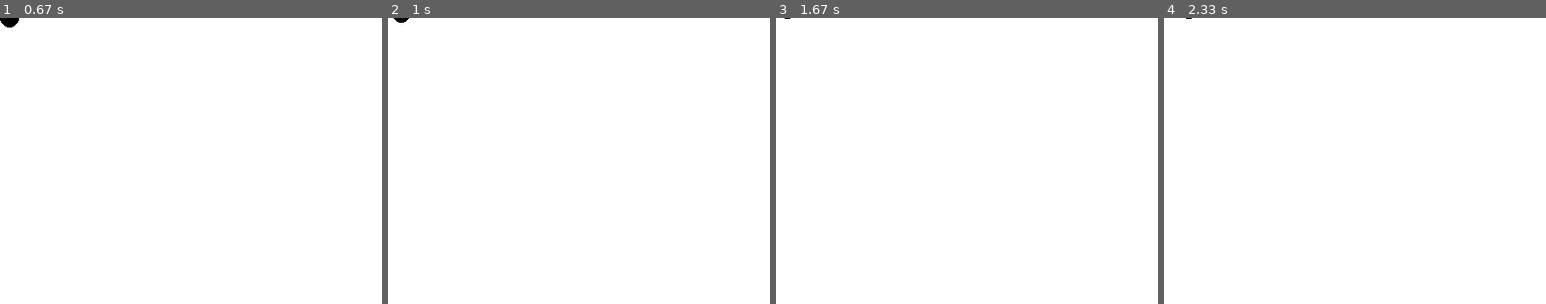
Above: before the commit, frames 1-4 (left to right).
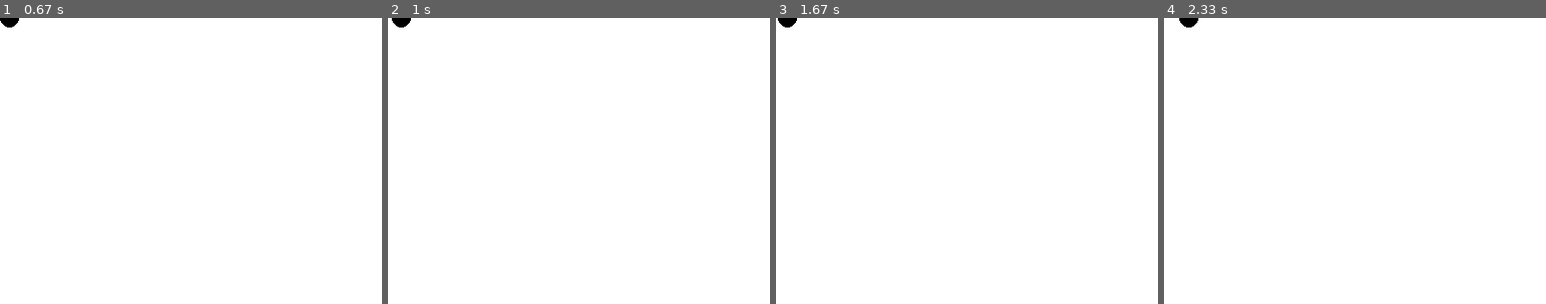
Above: after the commit, the same moments.

Repository: KenefiTheSmartShadow/pygameStuff
Game: pygame game, started from movement_controls.py
The game is run twice, just before and just after one commit, with the same random seed, the same clock (stepped at 60 frames per second) and the same inputs.
Inputs:
- Up to frame 1 (0.67 s): hold Right from 0.33 s (still down)
- Up to frame 2 (1 s): release Right at 0.8 s; hold W from 0.83 s (still down); hold Up from 0.83 s (still down)
- Up to frame 3 (1.67 s): release W at 1.13 s; release Up at 1.13 s; tap A at 1.5 s
- Up to frame 4 (2.33 s): hold Right 1.83-2.3 s
The pictures show only the part of the screen within x 0-50%, y 0-50%; the shares and areas given below are measured in that part.

Frame 1 is identical in both runs. In frame 2, less than 0.1% of the frame differs, in the area x 1-6%, y 0-4%; in frame 3, 0.1%, in the area x 0-6%, y 0-4%; in frame 4, 0.1%.

Commit message:
added screen edge detection, shift and ctrl movement modifiers

Diff:
--- a/movement_controls.py
+++ b/movement_controls.py
@@ -2,51 +2,54 @@
 import sys
 
 class Character:
-  def __init__(self, start_x=0, start_y=0, character_image=""):
-    """Create a new character at (0,0)\n
-    character_image should be a image file to use in place of the character
-    it will be centered vertically and horizontally on the characters current
-    position"""
+  def __init__(self, start_x=0, start_y=0):
+    """Create a new character at (0,0)"""
     self.character_x, self.character_y = start_x, start_y
-    self.char_image = ""
-    if character_image != "":
-      try:
-        self.char_image = pg.image.load(character_image)
-      except FileNotFoundError:
-        print("ERROR: Could not find file" + character_image)
-      except TypeError:
-        print("ERROR: Could not find file" + character_image)
 
   def draw(self, screen):
-    """draw the character on the screen"""
-    self.moveFromKeyPress()
-    if self.char_image == "":
-      pg.draw.circle(screen, pg.Color(0,0,0), (self.character_x, self.character_y), 10)
-    else:
-      try:
-        self.char_image = pg.image.load(self.char_image)
-      except FileNotFoundError:
-        print("ERROR: Could not find file" + self.char_image)
-      except TypeError:
-        print("ERROR: Could not find file" + self.char_image)
+    """draw the character on the screen\n
+    needs a screen variable from pygame"""
+    self.move_from_key_press()
+    # catch if the player is outside of the screen bounds
+    self.check_valid_pos()
+    pg.draw.circle(screen, pg.Color(0,0,0), (self.character_x, self.character_y), 10)
 
-  def char_move(self, LRdir=1, x_multi=.5, UDdir=1, y_multi=.5):
+  def char_move(self, move_multiplier, LRdir=1, UDdir=1):
     """LRdir: left(-1) or right(1, default)\n
     LRdir: up(-1) or down(1, default)"""
-    self.character_x += LRdir * x_multi
-    self.character_y += UDdir * y_multi
+    self.character_x += LRdir * move_multiplier
+    self.character_y += UDdir * move_multiplier
 
-  def moveFromKeyPress(self):
+  def move_from_key_press(self):
     """left, right, up, down & wasd movement keys"""
     key = pg.key.get_pressed()
+
+    # sprint and crouch
+    move_multi = 0.5
+    if key[pg.K_LCTRL] and key[pg.K_LSHIFT]:
+      move_multi = 0.5
+    elif key[pg.K_LCTRL]:
+      move_multi = 0.25
+    elif key[pg.K_LSHIFT]:
+      move_multi = 0.75
+
+    # wasd and arrow keys
     if key[pg.K_LEFT] or key[pg.K_a]:
-      self.char_move(LRdir=-1, UDdir=0)
+      self.char_move(move_multi, LRdir=-1, UDdir=0)
     if key[pg.K_RIGHT] or key[pg.K_d]:
-      self.char_move(LRdir=1, UDdir=0)
+      self.char_move(move_multi, LRdir=1, UDdir=0)
     if key[pg.K_UP] or key[pg.K_w]:
-      self.char_move(LRdir=0, UDdir=-1)
+      self.char_move(move_multi, LRdir=0, UDdir=-1)
     if key[pg.K_DOWN] or key[pg.K_s]:
-      self.char_move(LRdir=0, UDdir=1)
+      self.char_move(move_multi, LRdir=0, UDdir=1)
+
+  def check_valid_pos(self):
+    # if the character goes off screen put it back on the edge
+    surface_size = pg.display.get_window_size()
+    if self.character_x < 0 or self.character_x > surface_size[0]:
+      self.character_x = 0 if self.character_x < surface_size[0] / 2 else surface_size[0]
+    if self.character_y < 0 or self.character_y > surface_size[1]:
+      self.character_y = 0 if self.character_y < surface_size[1] / 2 else surface_size[1]
 
 # end Character
 
